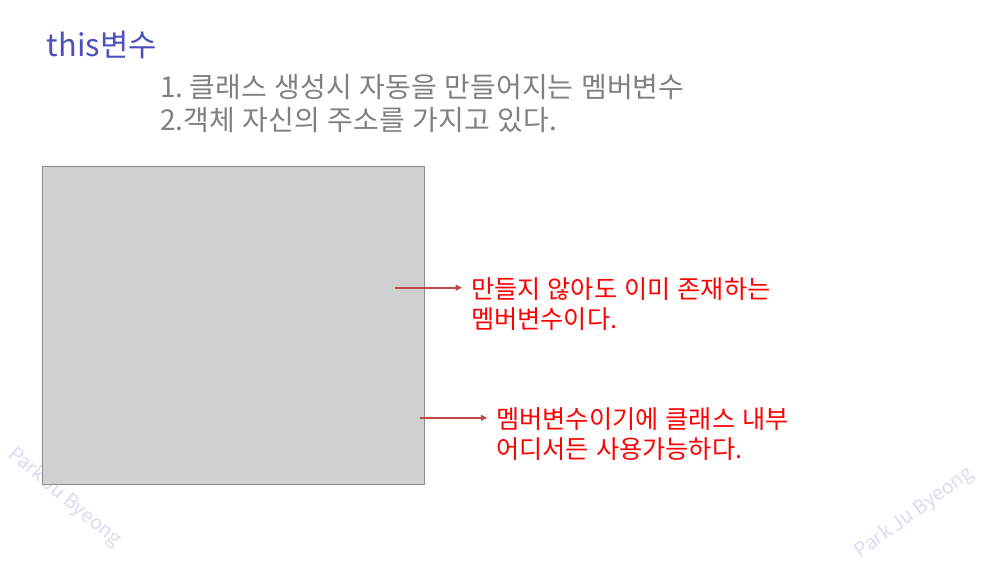
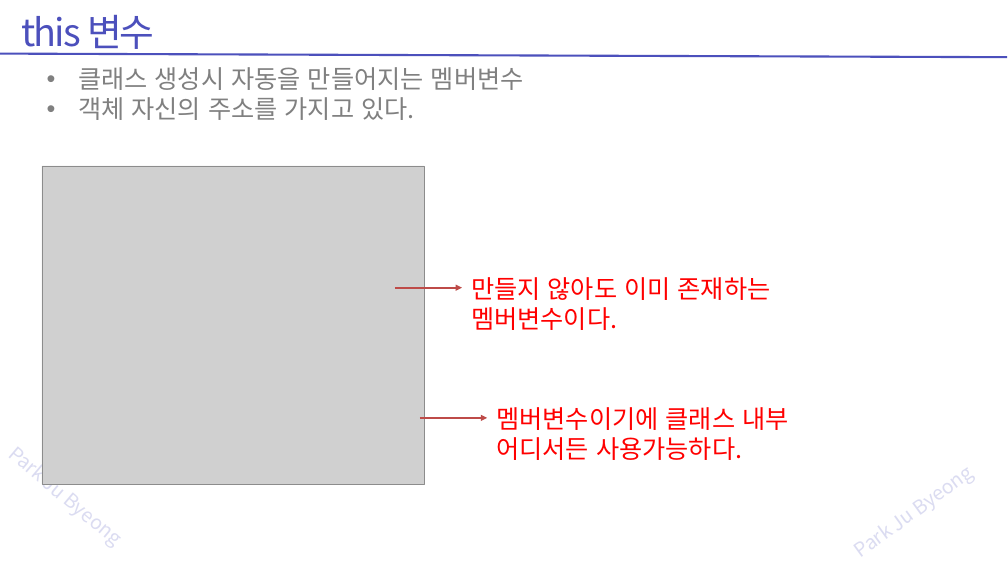
Before and after one commit to zest132/JavaLecture, a slide deck: slide 21 of JavaLecture/LectureFile/java 8강 생성자.pptx. Drawn at 1008x567 pixels with LibreOffice and Linux fonts; fonts in the diff are those of the drawing; grey boxes stand for pictures. Boxes give left, top, right and bottom in pixels: in the first picture for what was removed or moved away, otherwise in the second. Text is boxed around its words. In the diff, an @@ line names an element or a change of style, - is before the commit and + after.

```diff
--- a/JavaLecture/LectureFile/java 8강 생성자.pptx
+++ b/JavaLecture/LectureFile/java 8강 생성자.pptx
@@ text added at <box>22,15,154,55</box>, 54 pt, text #4C50BC @@
+this 변수
@@ line added from (1007, 57) to (0, 53), #4C50BC 3 pt @@
@@ text removed at <box>47,30,157,59</box> @@
-this변수
@@ text at <box>78,67,524,120</box>: text changed; size 40 to 36 pt @@
-1. 클래스 생성시 자동을 만들어지는 멤버변수
-2.객체 자신의 주소를 가지고 있다.
+• 클래스 생성시 자동을 만들어지는 멤버변수
+• 객체 자신의 주소를 가지고 있다.
```
Also in this commit, not shown: 25 other slides changed, 4 slides added, 4 slides removed, 6 other files.
